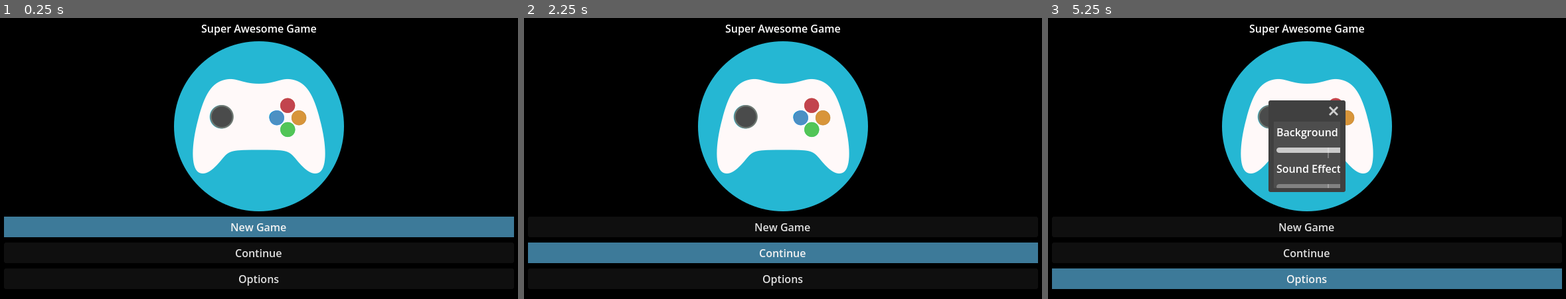
Above: before the commit, frames 1-3 (left to right).
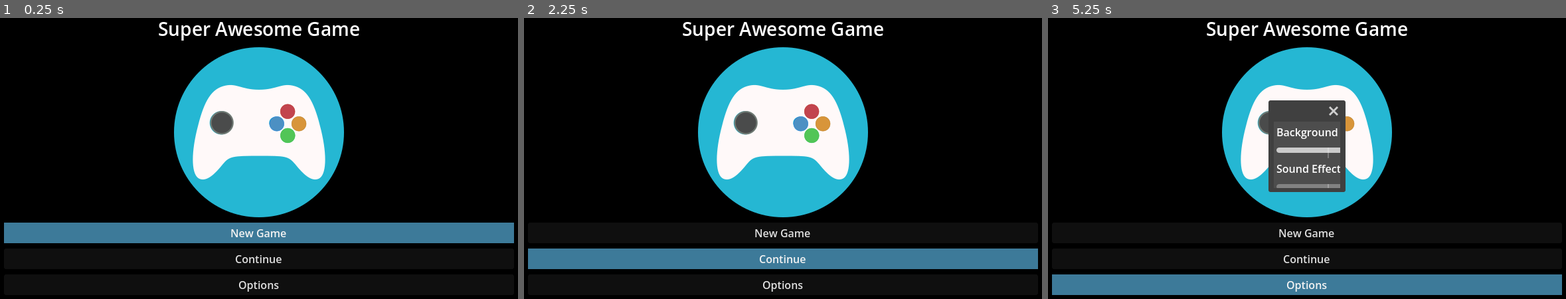
Above: after the commit, the same moments.

Repository: nightblade9/turbo
Game: Godot game, scene res://contexts/pregame/scenes/GameLoaderScene.tscn
The game is run twice, just before and just after one commit, with the same random seed, the same clock (stepped at 60 frames per second) and the same inputs.
Inputs:
- Up to frame 1 (0.25 s): no input
- Up to frame 2 (2.25 s): click "New Game" at 0.5 s; click "New Game" at 1.25 s; click "Continue" at 2 s
- Up to frame 3 (5.25 s): click "Continue" at 2.75 s; click "New Game" at 3.5 s; click "Continue" at 4.25 s; click "Options" at 5 s

The runs differ from the first frame. In frame 1, 9.3% of the frame differs, in the area x 0-100%, y 1-98%; in frame 2, 9.4%; in frame 3, 8.5%.

Commit message:
Fix: title scene game header font/align

Diff:
--- a/source/contexts/pregame/scenes/TitleScene.tscn
+++ b/source/contexts/pregame/scenes/TitleScene.tscn
@@ -1,71 +1,60 @@
-[gd_scene load_steps=4 format=2]
+[gd_scene load_steps=4 format=3 uid="uid://djfu3y1bixylw"]
 
-[ext_resource path="res://assets/images/ui/title-image.png" type="Texture2D" id=1]
-[ext_resource path="res://theme/HeadingsFont.tres" type="FontFile" id=2]
-[ext_resource path="res://contexts/pregame/scenes/TitleScene.gd" type="Script" id=3]
+[ext_resource type="Texture2D" uid="uid://ba5j211j53x8v" path="res://assets/images/ui/title-image.png" id="1"]
+[ext_resource type="FontFile" path="res://theme/HeadingsFont.tres" id="2"]
+[ext_resource type="Script" path="res://contexts/pregame/scenes/TitleScene.gd" id="3"]
 
 [node name="Control" type="Control"]
+layout_mode = 3
+anchors_preset = 15
 anchor_right = 1.0
 anchor_bottom = 1.0
-script = ExtResource( 3 )
+script = ExtResource("3")
 
 [node name="ColorRect" type="ColorRect" parent="."]
+layout_mode = 0
 anchor_right = 1.0
 anchor_bottom = 1.0
-color = Color( 0, 0, 0, 1 )
+color = Color(0, 0, 0, 1)
 
 [node name="MarginContainer" type="MarginContainer" parent="."]
+layout_mode = 0
 anchor_right = 1.0
 anchor_bottom = 1.0
+theme_override_constants/margin_left = 16
+theme_override_constants/margin_top = 16
 theme_override_constants/margin_right = 16
-theme_override_constants/margin_top = 16
-theme_override_constants/margin_left = 16
 theme_override_constants/margin_bottom = 16
 
 [node name="VBoxContainer" type="VBoxContainer" parent="MarginContainer"]
-offset_left = 16.0
-offset_top = 16.0
-offset_right = 1264.0
-offset_bottom = 704.0
+layout_mode = 2
 theme_override_constants/separation = 8
 alignment = 1
 
 [node name="Label" type="Label" parent="MarginContainer/VBoxContainer"]
-offset_top = 83.0
-offset_right = 1248.0
-offset_bottom = 182.0
-theme_override_fonts/font = ExtResource( 2 )
+layout_mode = 2
+theme_type_variation = &"HeaderLarge"
+theme_override_fonts/font = ExtResource("2")
 text = "Super Awesome Game"
-align = 1
-valign = 1
+horizontal_alignment = 1
 
 [node name="CenterContainer" type="CenterContainer" parent="MarginContainer/VBoxContainer"]
-offset_top = 190.0
-offset_right = 1248.0
-offset_bottom = 446.0
+layout_mode = 2
 
 [node name="TextureRect" type="TextureRect" parent="MarginContainer/VBoxContainer/CenterContainer"]
-offset_left = 496.0
-offset_right = 752.0
-offset_bottom = 256.0
-texture = ExtResource( 1 )
+layout_mode = 2
+texture = ExtResource("1")
 
 [node name="NewGameButton" type="Button" parent="MarginContainer/VBoxContainer" groups=["GamepadSelectable"]]
-offset_top = 454.0
-offset_right = 1248.0
-offset_bottom = 499.0
+layout_mode = 2
 text = "New Game"
 
 [node name="ContinueButton" type="Button" parent="MarginContainer/VBoxContainer" groups=["GamepadSelectable"]]
-offset_top = 507.0
-offset_right = 1248.0
-offset_bottom = 552.0
+layout_mode = 2
 text = "Continue"
 
 [node name="OptionsButton" type="Button" parent="MarginContainer/VBoxContainer" groups=["GamepadSelectable"]]
-offset_top = 560.0
-offset_right = 1248.0
-offset_bottom = 605.0
+layout_mode = 2
 text = "Options"
 
 [connection signal="pressed" from="MarginContainer/VBoxContainer/NewGameButton" to="." method="_on_NewGameButton_pressed"]
